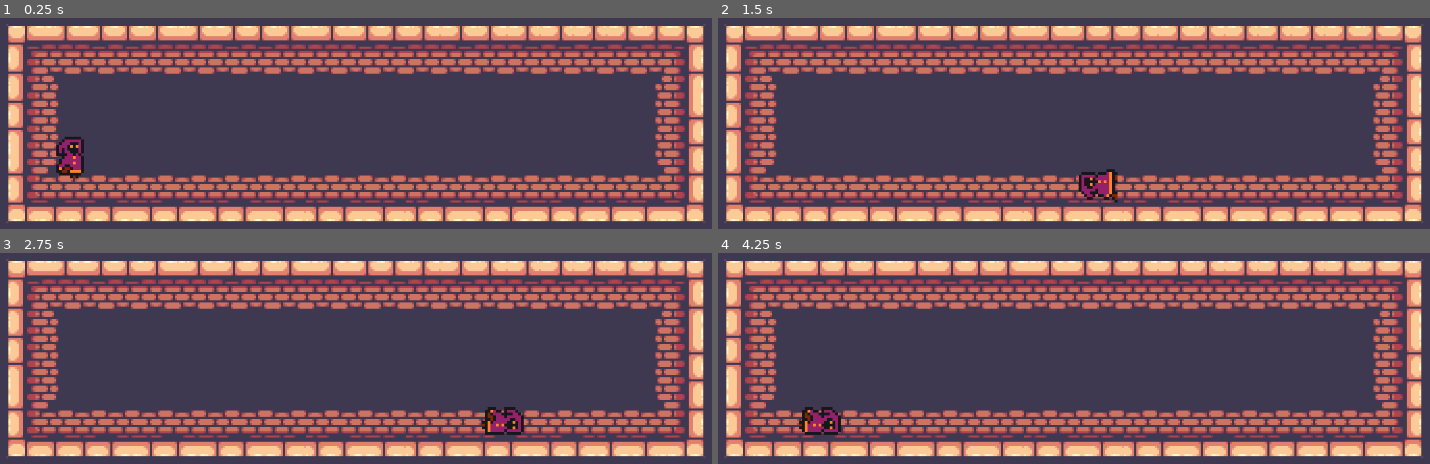
Above: before the commit, frames 1-4 (two rows, left to right).
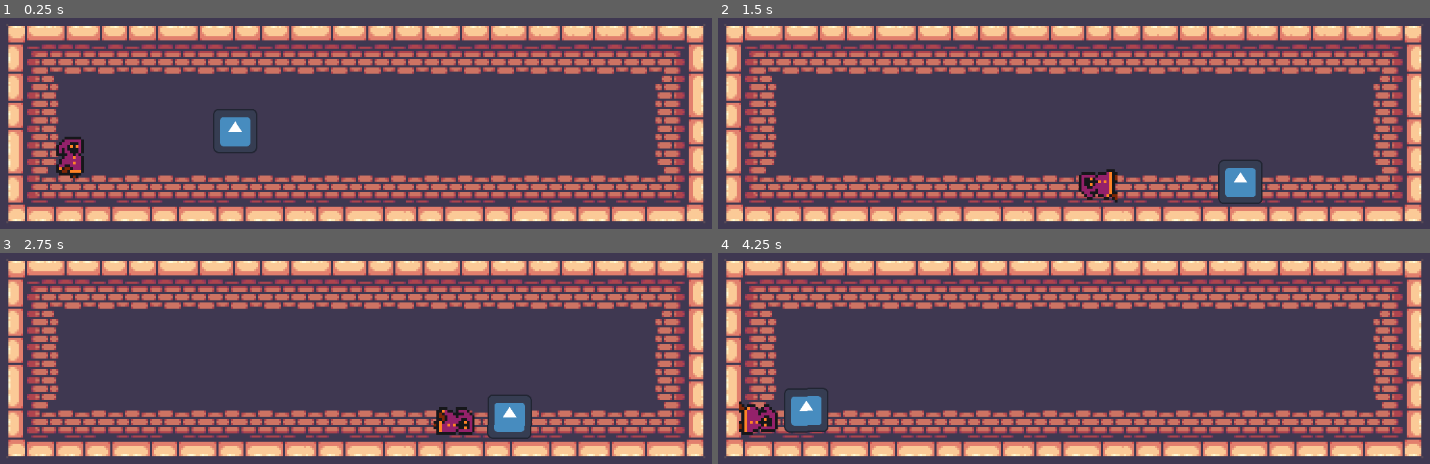
Above: after the commit, the same moments.

Repository: CristianOrmazabal/ProyectoCC5408
Game: Godot game, scene res://scenes/main.tscn
Two runs of this game, one before a commit and one after it. Both use one fixed random seed, a clock stepped at 60 frames per second and the inputs below. The engine's default icon, where the game draws it, is replaced by a stand-in: a white triangle on a blue panel in a dark square.
Inputs:
- Up to frame 1 (0.25 s): no input
- Up to frame 2 (1.5 s): hold Right (Gravity_right) from 0.53 s (still down); tap Space (jump) at 0.77 s
- Up to frame 3 (2.75 s): tap Space (jump) at 1.52 s; release Right (Gravity_right) at 2.03 s; hold Left (Gravity_left) from 2.03 s (still down)
- Up to frame 4 (4.25 s): release Left (Gravity_left) at 2.78 s; hold Right (Gravity_right) from 2.78 s (still down); tap Space (jump) at 3.02, 3.77 s

The runs differ from the first frame. In frame 1, 0.7% of the frame differs, in the area x 29-37%, y 43-64%; in frame 2, 0.9%; in frame 3, 1.7%; in frame 4, 1.9%, in the area x 2-18%, y 63-87%.

Commit message:
gravedad a objetos

Diff:
--- a/autoloads/gravity.gd
+++ b/autoloads/gravity.gd
@@ -1,9 +1,11 @@
 extends Node
-
+#hacer señal
+signal gravityG_changed()
 var gravityG = Vector2(0,1)
 
-func _get_gravity()-> Vector2:
+func get_gravity()-> Vector2:
 	return gravityG
 
-func _set_gravity(g: Vector2) -> void:
+func set_gravity(g: Vector2) -> void:
 	gravityG = g
+	gravityG_changed.emit()
--- a/characters/Player.gd
+++ b/characters/Player.gd
@@ -4,41 +4,42 @@
 const SPEED = 300.0
 const JUMP_VELOCITY = -400.0
 
-# Get the gravity from the project settings to be synced with RigidBody nodes.
-#var gravity = ProjectSettings.get_setting("physics/2d/default_gravity")
 
-var gravity = Gravity.gravityG
+var gravity = Gravity.get_gravity()
 
 @onready var animated_sprite = $AnimatedSprite2D
 
 func _physics_process(delta):
 	# Add the gravity.
+	#print(self.global_position)
 	if not is_on_floor():
 		velocity += gravity * delta * 1000
 
 	#
 #           ROTAR JUGADOR
-	if is_on_floor(): #cambio de gravedad solo usable en piso
+	if is_on_floor(): #cambio de gravedad solo usable en piso{
+		var GlobalG = ["Gravity_down","Gravity_up","Gravity_left",""]
+		var inp = Input
 		if Input.is_action_just_pressed("Gravity_down"):
-			Gravity._set_gravity(Vector2.DOWN)
+			Gravity.set_gravity(Vector2.DOWN)
 			set_up_direction(Vector2.UP)
 			rotation_degrees = 0
-			gravity = Gravity._get_gravity()
+			gravity = Gravity.get_gravity()
 		if Input.is_action_just_pressed("Gravity_up"):
-			Gravity._set_gravity(Vector2.UP)
+			Gravity.set_gravity(Vector2.UP)
 			set_up_direction(Vector2.DOWN)
 			rotation_degrees = 180
-			gravity = Gravity._get_gravity()
+			gravity = Gravity.get_gravity()
 		if Input.is_action_just_pressed("Gravity_left"):
-			Gravity._set_gravity(Vector2.LEFT)
+			Gravity.set_gravity(Vector2.LEFT)
 			set_up_direction(Vector2.RIGHT)
 			rotation_degrees = 90
-			gravity = Gravity._get_gravity()
+			gravity = Gravity.get_gravity()
 		if Input.is_action_just_pressed("Gravity_right"):
-			Gravity._set_gravity(Vector2.RIGHT)
+			Gravity.set_gravity(Vector2.RIGHT)
 			set_up_direction(Vector2.LEFT)
 			rotation_degrees = 270
-			gravity = Gravity._get_gravity()
+			gravity = Gravity.get_gravity()
 
 
 	if abs(gravity.x) == 0:
--- a/project.godot
+++ b/project.godot
@@ -67,6 +67,10 @@
 ]
 }
 
+[physics]
+
+2d/default_gravity_vector=Vector2(0, 0)
+
 [rendering]
 
 textures/canvas_textures/default_texture_filter=0
--- /dev/null
+++ b/scenes/Box.tscn
@@ -0,0 +1,19 @@
+[gd_scene load_steps=4 format=3 uid="uid://bn250kbu7aq7j"]
+
+[ext_resource type="Texture2D" uid="uid://b0hnnt20btvna" path="res://icon.svg" id="1_hr6x4"]
+[ext_resource type="Script" path="res://scenes/box.gd" id="1_kfc78"]
+
+[sub_resource type="RectangleShape2D" id="RectangleShape2D_q5yxs"]
+size = Vector2(71, 70)
+
+[node name="Box" type="RigidBody2D"]
+contact_monitor = true
+max_contacts_reported = 8
+script = ExtResource("1_kfc78")
+
+[node name="CollisionShape2D" type="CollisionShape2D" parent="."]
+shape = SubResource("RectangleShape2D_q5yxs")
+
+[node name="Icon" type="Sprite2D" parent="."]
+scale = Vector2(0.5, 0.5)
+texture = ExtResource("1_hr6x4")
--- /dev/null
+++ b/scenes/box.gd
@@ -0,0 +1,17 @@
+class_name Box
+extends RigidBody2D
+var grav
+# Called when the node enters the scene tree for the first time.
+func _ready() -> void:
+	#set_constant_force(Vector2.UP*900)
+	grav = Gravity.get_gravity()
+	Gravity.gravityG_changed.connect(_on_gravity_changed)
+
+
+func _physics_process(delta: float) -> void:
+	set_constant_force(grav*1000)
+	print(constant_force)
+
+func _on_gravity_changed() -> void:
+	grav = Gravity.get_gravity()
+	set_constant_force(Vector2(0,0))
--- a/scenes/mapa.tscn
+++ b/scenes/mapa.tscn
@@ -1,6 +1,7 @@
-[gd_scene load_steps=4 format=3 uid="uid://ckmyjhy7uy5vx"]
+[gd_scene load_steps=5 format=3 uid="uid://ckmyjhy7uy5vx"]
 
 [ext_resource type="Texture2D" uid="uid://ci08gmmfcnf32" path="res://assets/Kings and Pigs/Sprites/14-TileSets/Terrain (32x32).png" id="1_aqofu"]
+[ext_resource type="PackedScene" uid="uid://bn250kbu7aq7j" path="res://scenes/Box.tscn" id="2_neuh4"]
 
 [sub_resource type="TileSetAtlasSource" id="TileSetAtlasSource_b0jay"]
 texture = ExtResource("1_aqofu")
@@ -477,3 +478,6 @@
 tile_set = SubResource("TileSet_17gah")
 format = 2
 layer_0/tile_data = PackedInt32Array(327681, 131072, 4, 393217, 131072, 5, 458753, 131072, 6, 524289, 131072, 7, 327682 …(6171 unchanged characters)…
+
+[node name="Box" parent="." instance=ExtResource("2_neuh4")]
+position = Vector2(378, 270)
Not shown, added: scenes/Box9266.tmp
Not shown, added: scenes/Box9CC2.tmp
